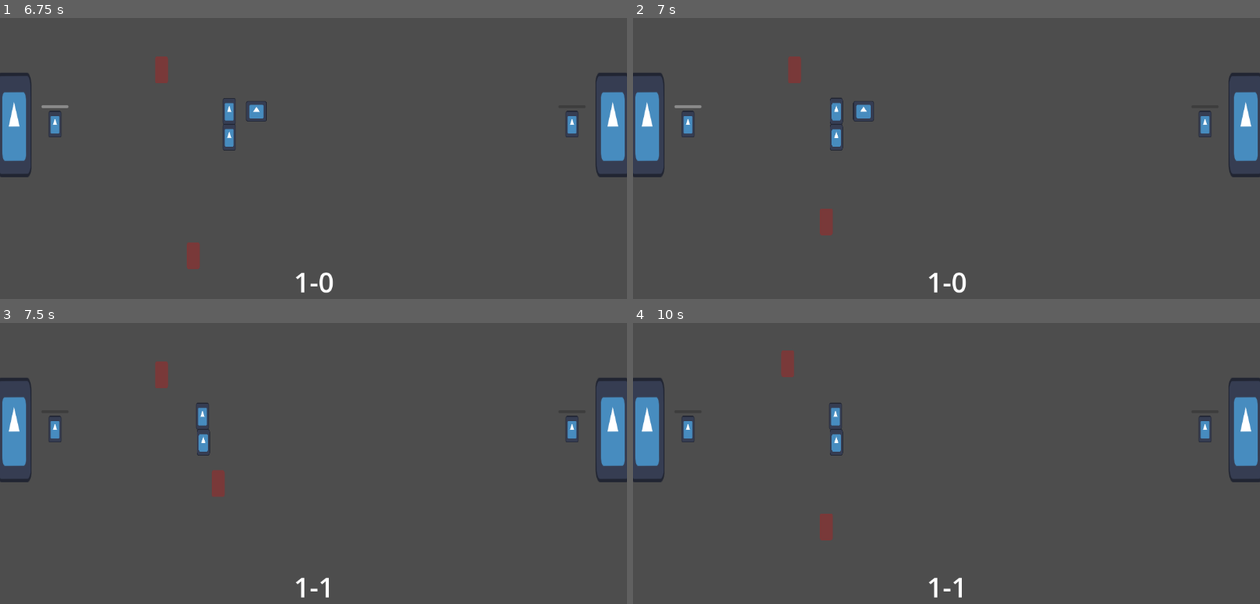
Above: before the commit, frames 1-4 (two rows, left to right).
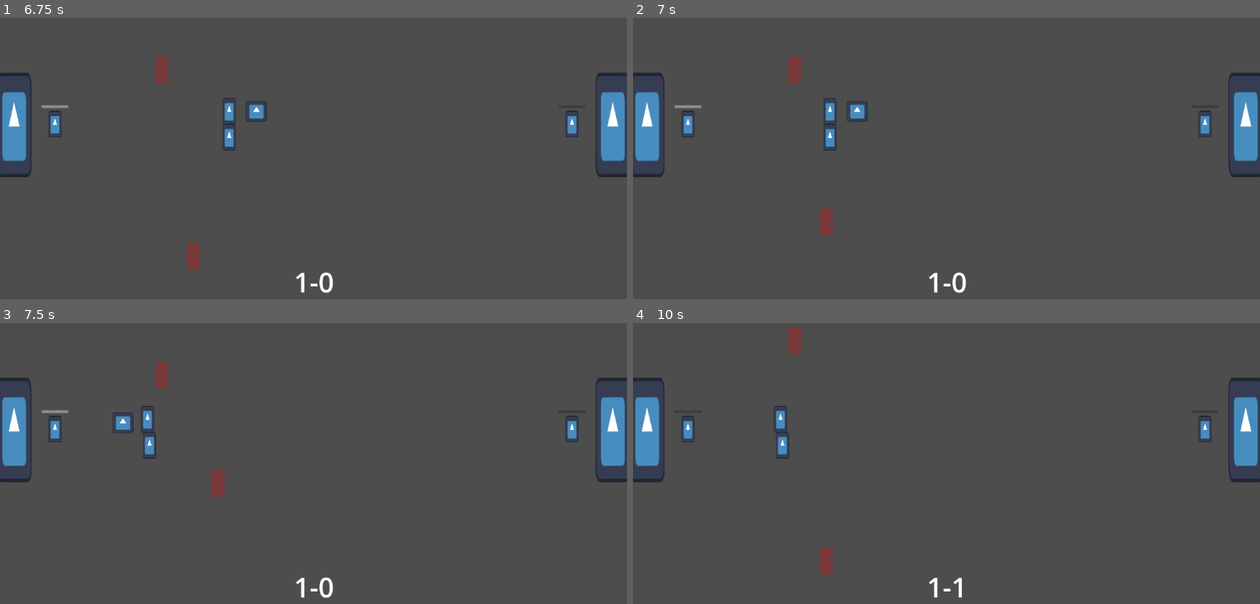
Above: after the commit, the same moments.

Repository: david8zhang/spooky-soccer
Game: Godot game, scene res://scenes/Main.tscn
Same seed, same stepped clock (60 frames per second), same inputs: the game is played once before the commit and once after it. The engine's default icon, where the game draws it, is replaced by a stand-in: a white triangle on a blue panel in a dark square.
Inputs:
- Up to frame 1 (6.75 s): tap Enter at 0.5 s; hold Right (move_right) 0.53-1.28 s; tap Space (pass) every 1.5 s from 0.6 to 6.6 s; hold Down (move_down) 1.28-2.03 s; tap F (shoot) every 1.5 s from 1.35 to 5.85 s; hold Right (move_right) 2.03-2.78 s; hold Up (move_up) 2.78-3.53 s; hold Left (move_left) 3.53-5.03 s; hold Down (move_down) 5.03-5.78 s; hold Right (move_right) 5.78-6.53 s; hold Up (move_up) from 6.53 s (still down)
- Up to frame 2 (7 s): keep holding Up (move_up)
- Up to frame 3 (7.5 s): release Up (move_up) at 7.28 s; hold Right (move_right) from 7.28 s (still down); tap F (shoot) at 7.35 s
- Up to frame 4 (10 s): release Right (move_right) at 8.03 s; hold Down (move_down) 8.03-8.78 s; tap Space (pass) at 8.1, 9.6 s; hold Left (move_left) 8.78-9.53 s; tap F (shoot) at 8.85 s; hold Up (move_up) from 9.53 s (still down)

Frame 1 is identical in both runs. In frame 2, 0.5% of the frame differs, in the area x 30-39%, y 28-48%; in frame 3, 0.8%; in frame 4, 1.2%, in the area x 22-34%, y 1-90%.

Commit message:
added additional directions to steering context map

Diff:
--- a/prefabs/CPUFieldPlayerAI.tscn
+++ b/prefabs/CPUFieldPlayerAI.tscn
@@ -16,7 +16,7 @@
 [node name="CPUFieldPlayerAI" type="Node" node_paths=PackedStringArray("blackboard", "actor")]
 script = ExtResource("1_xsn7y")
 blackboard = NodePath("@Node@21979")
-actor = NodePath("..")
+actor = NodePath("")
 
 [node name="OffenseOrDefense" type="Node" parent="."]
 script = ExtResource("2_8as02")
@@ -36,22 +36,31 @@
 [node name="IsOnball" type="Node" parent="OffenseOrDefense/OffenseSequence/OnOrOffball/OnballSequence"]
 script = ExtResource("5_ltyea")
 
-[node name="ShouldShootOrNot" type="Node" parent="OffenseOrDefense/OffenseSequence/OnOrOffball/OnballSequence"]
+[node name="ShouldDribbleOrNot" type="Node" parent="OffenseOrDefense/OffenseSequence/OnOrOffball/OnballSequence"]
 script = ExtResource("2_8as02")
 
-[node name="ShootSequence" type="Node" parent="OffenseOrDefense/OffenseSequence/OnOrOffball/OnballSequence/ShouldShootOrNot"]
+[node name="DribbleSequence" type="Node" parent="OffenseOrDefense/OffenseSequence/OnOrOffball/OnballSequence/ShouldDribbleOrNot"]
 script = ExtResource("2_erdwv")
 
-[node name="IsOpen" type="Node" parent="OffenseOrDefense/OffenseSequence/OnOrOffball/OnballSequence/ShouldShootOrNot/ShootSequence"]
+[node name="NearOpponentGoal" type="Node" parent="OffenseOrDefense/OffenseSequence/OnOrOffball/OnballSequence/ShouldDribbleOrNot/DribbleSequence"]
+script = ExtResource("9_db1pk")
+
+[node name="ShouldShootOrNot" type="Node" parent="OffenseOrDefense/OffenseSequence/OnOrOffball/OnballSequence/ShouldDribbleOrNot/DribbleSequence"]
+script = ExtResource("2_8as02")
+
+[node name="ShootSequence" type="Node" parent="OffenseOrDefense/OffenseSequence/OnOrOffball/OnballSequence/ShouldDribbleOrNot/DribbleSequence/ShouldShootOrNot"]
+script = ExtResource("2_erdwv")
+
+[node name="IsOpen" type="Node" parent="OffenseOrDefense/OffenseSequence/OnOrOffball/OnballSequence/ShouldDribbleOrNot/DribbleSequence/ShouldShootOrNot/ShootSequence"]
 script = ExtResource("8_bns73")
 
-[node name="NearOpponentGoal" type="Node" parent="OffenseOrDefense/OffenseSequence/OnOrOffball/OnballSequence/ShouldShootOrNot/ShootSequence"]
-script = ExtResource("9_db1pk")
-
-[node name="ShootBall" type="Node" parent="OffenseOrDefense/OffenseSequence/OnOrOffball/OnballSequence/ShouldShootOrNot/ShootSequence"]
+[node name="ShootBall" type="Node" parent="OffenseOrDefense/OffenseSequence/OnOrOffball/OnballSequence/ShouldDribbleOrNot/DribbleSequence/ShouldShootOrNot/ShootSequence"]
 script = ExtResource("7_sfdfh")
 
-[node name="AttackDribble" type="Node" parent="OffenseOrDefense/OffenseSequence/OnOrOffball/OnballSequence/ShouldShootOrNot"]
+[node name="Idle" type="Node" parent="OffenseOrDefense/OffenseSequence/OnOrOffball/OnballSequence/ShouldDribbleOrNot/DribbleSequence/ShouldShootOrNot"]
+script = ExtResource("6_5pohc")
+
+[node name="AttackDribble" type="Node" parent="OffenseOrDefense/OffenseSequence/OnOrOffball/OnballSequence/ShouldDribbleOrNot"]
 script = ExtResource("6_3ccq3")
 
 [node name="OffballSelector" type="Node" parent="OffenseOrDefense/OffenseSequence/OnOrOffball"]
--- a/prefabs/ContextMap.tscn
+++ b/prefabs/ContextMap.tscn
@@ -8,23 +8,47 @@
 [node name="north" type="RayCast2D" parent="."]
 target_position = Vector2(2.08165e-12, -80)
 
+[node name="north_northeast" type="RayCast2D" parent="."]
+target_position = Vector2(30, -70)
+
 [node name="northeast" type="RayCast2D" parent="."]
 target_position = Vector2(60, -60)
+
+[node name="east_northeast" type="RayCast2D" parent="."]
+target_position = Vector2(70, -30)
 
 [node name="east" type="RayCast2D" parent="."]
 target_position = Vector2(80, 2.08165e-12)
 
+[node name="east_southeast" type="RayCast2D" parent="."]
+target_position = Vector2(70, 30)
+
 [node name="southeast" type="RayCast2D" parent="."]
 target_position = Vector2(60, 60)
+
+[node name="south_southeast" type="RayCast2D" parent="."]
+target_position = Vector2(30, 70)
 
 [node name="south" type="RayCast2D" parent="."]
 target_position = Vector2(2.08165e-12, 80)
 
+[node name="south_southwest" type="RayCast2D" parent="."]
+target_position = Vector2(-30, 70)
+
 [node name="southwest" type="RayCast2D" parent="."]
 target_position = Vector2(-60, 60)
+
+[node name="west_southwest" type="RayCast2D" parent="."]
+target_position = Vector2(-70, 30)
 
 [node name="west" type="RayCast2D" parent="."]
 target_position = Vector2(-80, 2.08165e-12)
 
+[node name="west_northwest" type="RayCast2D" parent="."]
+target_position = Vector2(-70, -30)
+
 [node name="northwest" type="RayCast2D" parent="."]
 target_position = Vector2(-60, -60)
+
+[node name="north_northwest" type="RayCast2D" parent="."]
+target_position = Vector2(-30, -70)
--- a/prefabs/Goal.tscn
+++ b/prefabs/Goal.tscn
@@ -39,5 +39,6 @@
 shape = SubResource("RectangleShape2D_trcr3")
 
 [node name="InRangeDetector" type="CollisionShape2D" parent="."]
+visible = false
 shape = SubResource("CircleShape2D_l885n")
 disabled = true
--- a/scenes/Main.tscn
+++ b/scenes/Main.tscn
@@ -8,20 +8,12 @@
 [ext_resource type="PackedScene" uid="uid://rgbyovsk6afe" path="res://prefabs/Goal.tscn" id="5_tfqse"]
 [ext_resource type="PackedScene" uid="uid://b70d37wyfnq4h" path="res://prefabs/CPUFieldPlayer.tscn" id="6_5e7kb"]
 
-[sub_resource type="NavigationPolygon" id="NavigationPolygon_b082s"]
-vertices = PackedVector2Array(578, -324, 576, 324, -576, 324, -576, -324)
-polygons = Array[PackedInt32Array]([PackedInt32Array(0, 1, 2, 3)])
-outlines = Array[PackedVector2Array]([PackedVector2Array(-576, -324, -576, 324, 576, 324, 578, -324)])
-
 [sub_resource type="PhysicsMaterial" id="PhysicsMaterial_nmsru"]
 bounce = 0.25
 
 [node name="Main" type="Node2D"]
 position = Vector2(2.08165e-12, 2.08165e-12)
 script = ExtResource("1_0qwq3")
-
-[node name="NavigationRegion2D" type="NavigationRegion2D" parent="."]
-navigation_polygon = SubResource("NavigationPolygon_b082s")
 
 [node name="Camera2D" type="Camera2D" parent="."]
 
--- a/scripts/ContextMap.gd
+++ b/scripts/ContextMap.gd
@@ -4,13 +4,21 @@
 var raycast_list = []
 var directions = [
 	Vector2(0, -1),
+	Vector2(0.5, -1),
 	Vector2(1, -1),
+	Vector2(2, -0.5),
 	Vector2(1, 0),
+	Vector2(1, 0.5),
 	Vector2(1, 1),
+	Vector2(0.5, 1),
 	Vector2(0, 1),
+	Vector2(-0.5, 1),
 	Vector2(-1, 1),
+	Vector2(-1, 0.5),
 	Vector2(-1, 0),
-	Vector2(-1, -1)
+	Vector2(-1, -0.5),
+	Vector2(-1, -1),
+	Vector2(-0.5, -1)
 ]
 var target_position
 var best_dir: Vector2 = Vector2.ZERO
@@ -22,18 +30,22 @@
 
 func _physics_process(_delta):
 	if target_position != null:
-		var danger_map = [0, 0, 0, 0, 0, 0, 0, 0]
+		var danger_map = [0, 0, 0, 0, 0, 0, 0, 0, 0, 0, 0, 0, 0, 0, 0, 0]
 		for i in range(0, raycast_list.size()):
 			var ray = raycast_list[i] as RayCast2D
 			if ray.is_colliding():
-				danger_map[i] = 5
-				danger_map[(i + 1) % 8] = 2
-				danger_map[(i - 1) % 8] = 2
+				danger_map[i] = 7
+				danger_map[(i + 3) % danger_map.size()] = 1
+				danger_map[(i + 2) % danger_map.size()] = 2
+				danger_map[(i + 1) % danger_map.size()] = 5
+				danger_map[(i - 1) % danger_map.size()] = 5
+				danger_map[(i - 2) % danger_map.size()] = 2
+				danger_map[(i - 3) % danger_map.size()] = 1
 			else:
 				if danger_map[i] == 0:
 					danger_map[i] = 0
 
-		var context_map = [0, 0, 0, 0, 0, 0, 0, 0]
+		var context_map = [0, 0, 0, 0, 0, 0, 0, 0, 0, 0, 0, 0, 0, 0, 0, 0]
 		var highest_val = -INF
 		var curr_best_dir = Vector2.ZERO
 		for i in range(0, directions.size()):
--- a/scripts/PlayerFieldManager.gd
+++ b/scripts/PlayerFieldManager.gd
@@ -27,5 +27,6 @@
 func select_new_player(field_player: FieldPlayer):
 	if selected_player != null and selected_player != field_player:
 		selected_player.is_selected = false
+		selected_player.lose_poss_of_ball()
 	field_player.is_selected = true
 	selected_player = field_player
--- a/scripts/PlayerFieldPlayer.gd
+++ b/scripts/PlayerFieldPlayer.gd
@@ -60,4 +60,5 @@
 
 func take_poss_of_ball():
 	super.take_poss_of_ball()
-	is_selected = true
+	var player_manager = field_manager as PlayerFieldManager
+	player_manager.select_new_player(self)
--- a/scripts/behavior_tree/AttackDribble.gd
+++ b/scripts/behavior_tree/AttackDribble.gd
@@ -1,20 +1,8 @@
 class_name AttackDribble
 extends ActionLeaf
 
-func tick(actor: Node, blackboard: Blackboard):
+func tick(actor: Node, _blackboard: Blackboard):
 	var field_player = actor as FieldPlayer
-	var target_pos = blackboard.get_value("ATTACK_DRIBBLE_TARGET_POS")
-	if target_pos == null:
-		target_pos = get_target_pos()
-		blackboard.set_value("ATTACK_DRIBBLE_TARGET_POS", target_pos)
+	var target_pos = field_player.get_opposing_goal().global_position
 	field_player.move_to_position(target_pos, 5)
 	return SUCCESS
-
-
-func get_target_pos() -> Vector2:
-	var random = RandomNumberGenerator.new()
-	random.randomize()
-	var window_size = get_viewport().get_visible_rect().size
-	var random_y = random.randi_range(-window_size.y / 2 + 5, window_size.y / 2 - 5)
-	var x = -window_size.x / 2 + 400
-	return Vector2(x, random_y)
--- a/scripts/behavior_tree/NearOpponentGoal.gd
+++ b/scripts/behavior_tree/NearOpponentGoal.gd
@@ -1,7 +1,7 @@
 class_name NearOpponentGoal
 extends ConditionLeaf
 
-var DIST_THRESHOLD = 350
+var DIST_THRESHOLD = 250
 
 func tick(actor: Node, _blackboard: Blackboard):
 	var field_player = actor as FieldPlayer
Not shown: 1 places in scenes/Main.tscn that only renumber resources
